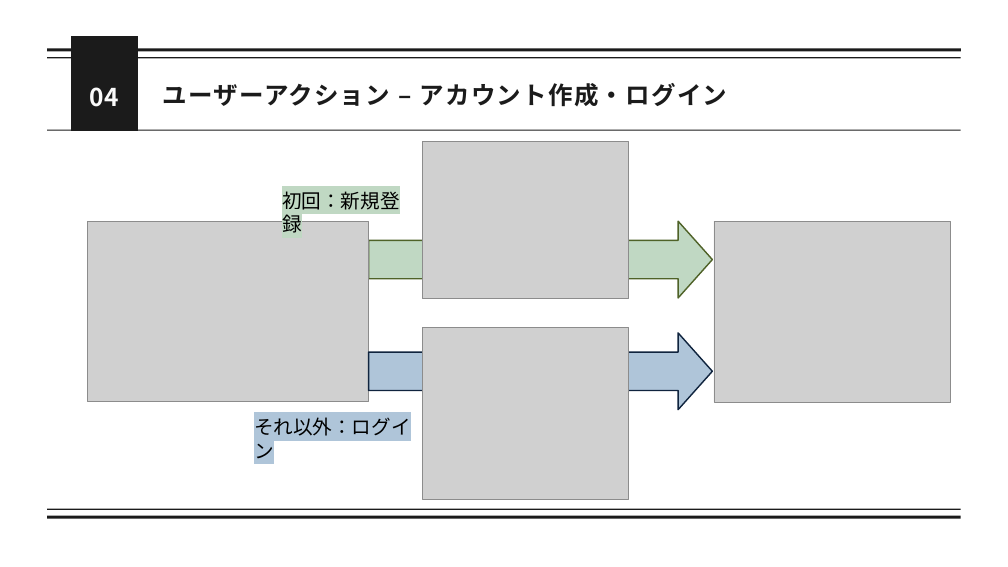
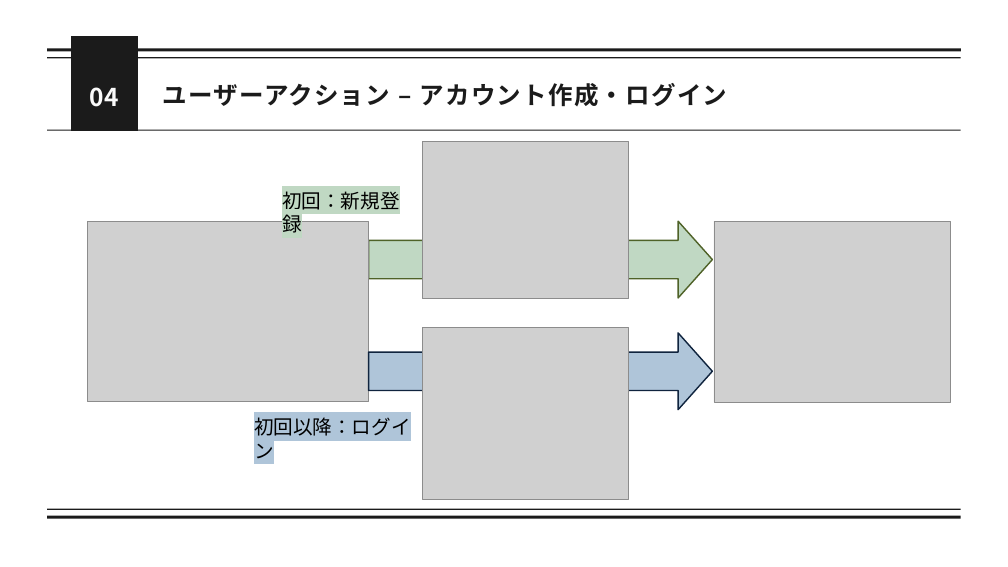
Before and after one commit to momok47/kokoronia, a slide deck: slide 6 of docs/ミーティング/発表資料/25_0725_進捗.pptx. Drawn at 1008x567 pixels with LibreOffice and Linux fonts; fonts in the diff are those of the drawing; grey boxes stand for pictures. Boxes give left, top, right and bottom in pixels: in the first picture for what was removed or moved away, otherwise in the second. Text is boxed around its words. In the diff, an @@ line names an element or a change of style, - is before the commit and + after.

```diff
--- a/docs/ミーティング/発表資料/25_0725_進捗.pptx
+++ b/docs/ミーティング/発表資料/25_0725_進捗.pptx
@@ text at (x1=254, y1=417, x2=411, y2=459): text changed @@
-それ以外：ログイン
+初回以降：ログイン
```
Also in this commit, not shown: 1 other slide changed, 1 slide added, 4 other files.
